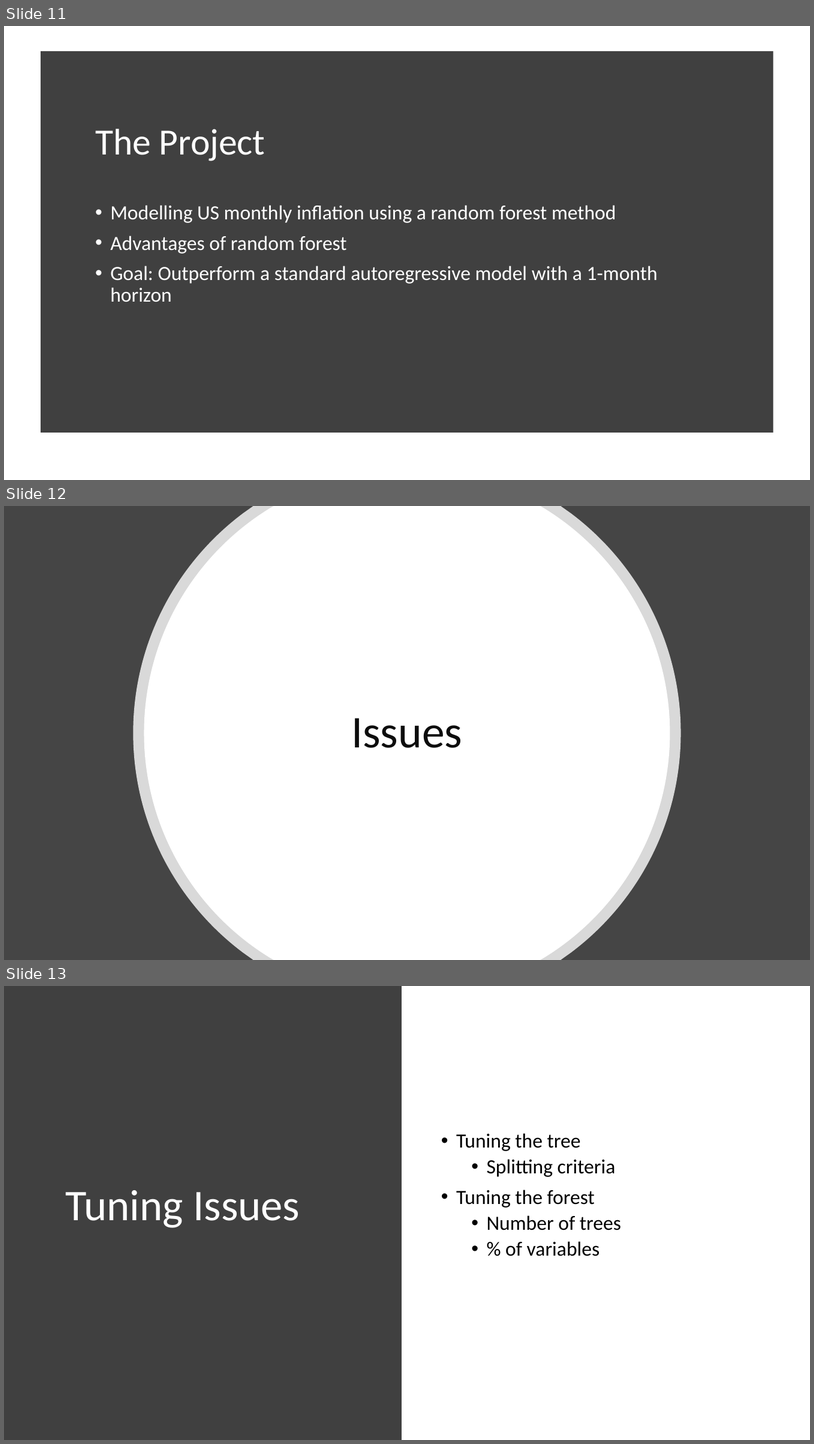
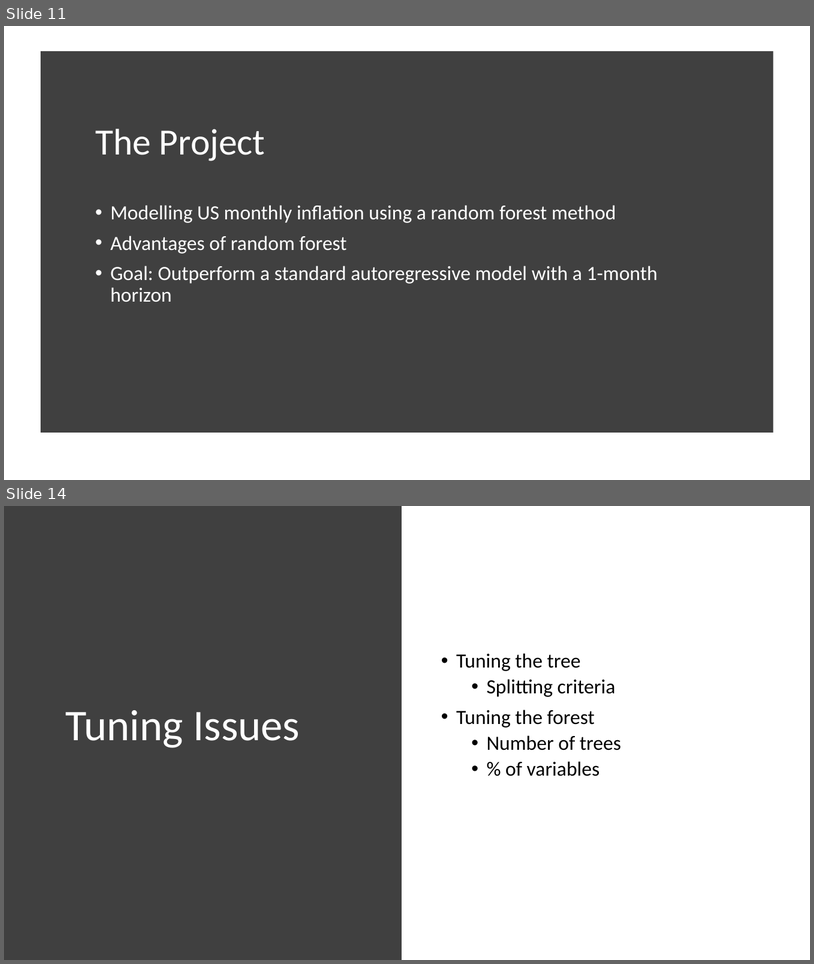
Before and after one commit to amoran57/thesis, a slide deck: Glynn Presentation.pptx. Shown one above the other, each under a label of ours: slides 11, 12 and 13 before the commit, slides 11 and 14 after it; the slides between them are not shown. The pictures are 814x1444 and 814x964 pixels, drawn with LibreOffice and Linux fonts; fonts in the diff are those of the drawing. Boxes give left, top, right and bottom in pixels: in the first picture for what was removed or moved away, otherwise in the second. Text is boxed around its words. In the diff, an @@ line names an element or a change of style, - is before the commit and + after.

```diff
--- a/Glynn Presentation.pptx
+++ b/Glynn Presentation.pptx
@@ slide 12 removed at (x1=4, y1=506, x2=810, y2=960), background #454545 @@
@@ freeform shape removed at (x1=134, y1=506, x2=681, y2=960) @@
@@ freeform shape removed at (x1=144, y1=506, x2=671, y2=960) @@
@@ title removed at (x1=351, y1=718, x2=462, y2=748) @@
-Issues
@@ what was slide 13 is now slide 14 @@
```
Also in this commit, not shown: 3 slides changed, 2 slides added, 2 other files.
